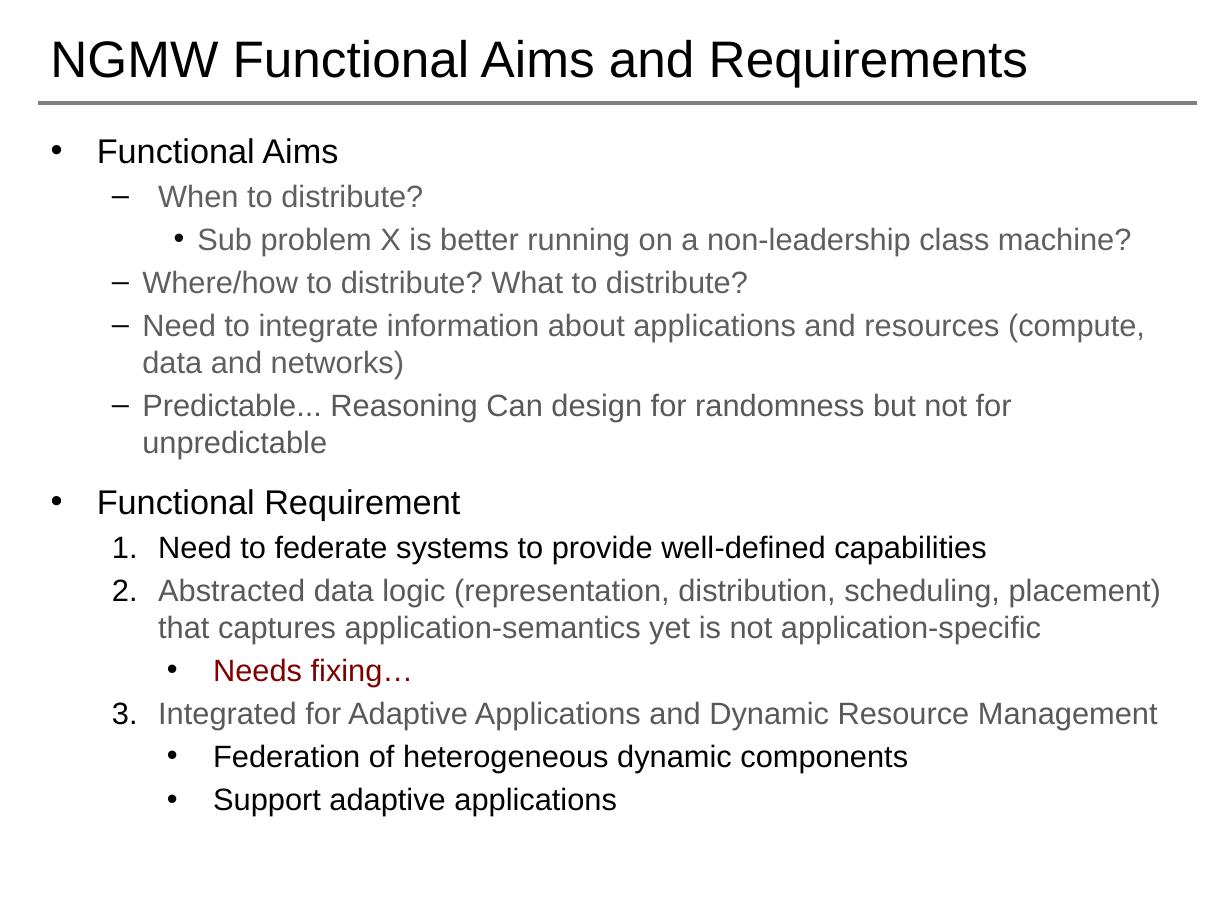
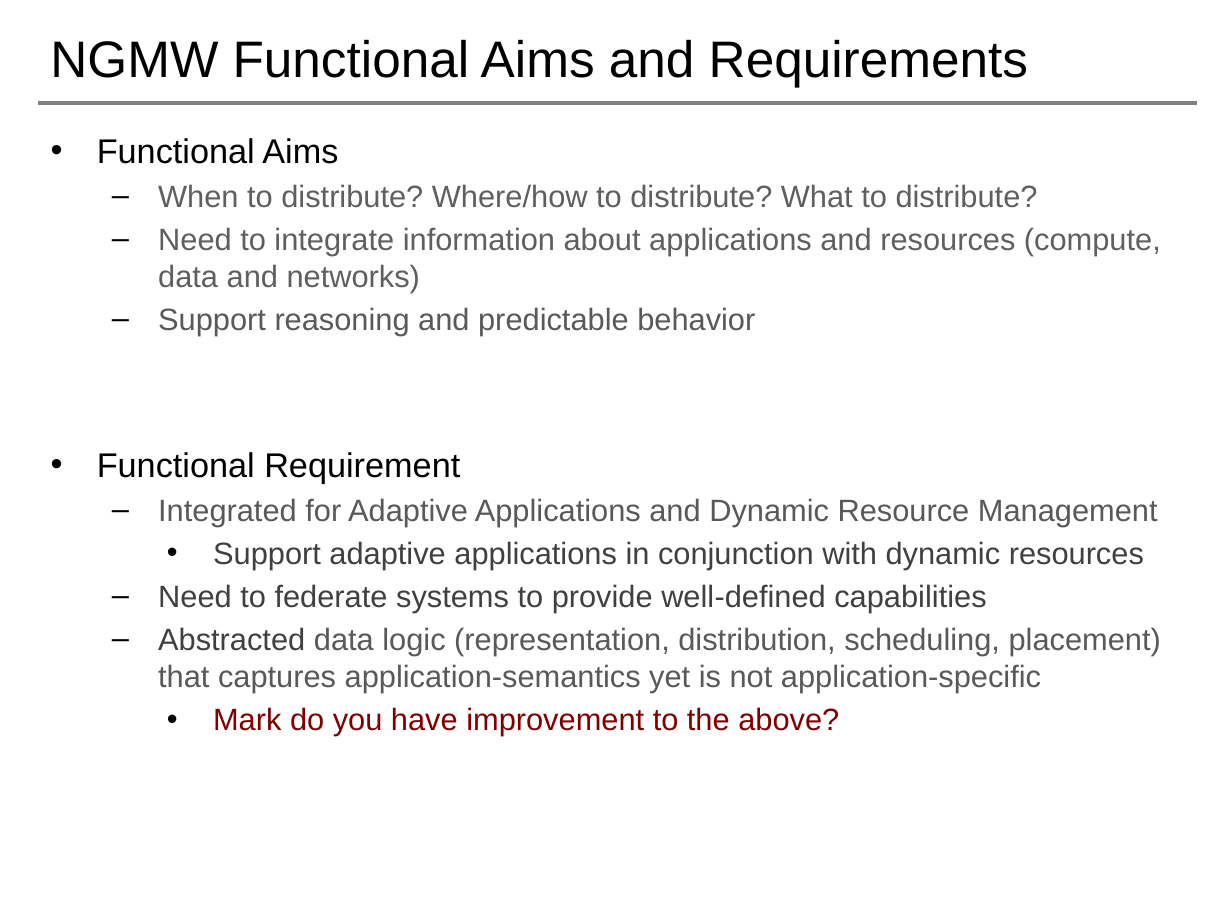
Before and after one commit to saga-project/NGMW, a slide deck: slide 7 of presentations/radical-modsim.pptx. Drawn at 1232x924 pixels with LibreOffice and Linux fonts; fonts in the diff are those of the drawing; background and template pictures are left out. Boxes give left, top, right and bottom in pixels: in the first picture for what was removed or moved away, otherwise in the second. Text is boxed around its words. In the diff, an @@ line names an element or a change of style, - is before the commit and + after.

```diff
--- a/presentations/radical-modsim.pptx
+++ b/presentations/radical-modsim.pptx
@@ text at box(158, 184, 1038, 208): text changed @@
-  – When to distribute?
-    • Sub problem X is better running on a non-leadership class machine?
-  – Where/how to distribute? What to distribute?
+  – When to distribute? Where/how to distribute? What to distribute?
@@ text at box(158, 227, 1161, 693): text colour #000000 to #404040 in "Need to federate systems to provide well-defined ..."; text colour #595959 to #404040 in "Abstracted"; indent changed; bullet colour #0D0D0D to #000000; bullet 1. to – @@
@@ text at box(158, 307, 755, 335): text changed @@
-  – Predictable... Reasoning Can design for randomness but not for unpredictable
+  – Support reasoning and predictable behavior
@@ text at box(158, 498, 1158, 569): paragraphs added @@
+  – Integrated for Adaptive Applications and Dynamic Resource Management
+    • Support adaptive applications in conjunction with dynamic resources
@@ text at box(213, 707, 839, 736): text changed; text colour #000000 to #800000 @@
-    • Needs fixing…
-  3. Integrated for Adaptive Applications and Dynamic Resource Management
-    • Federation of heterogeneous dynamic components
-    • Support adaptive applications
+    • Mark do you have improvement to the above?
```
Also in this commit, not shown: 6 other slides changed, 3 slides added, 1 other file.
